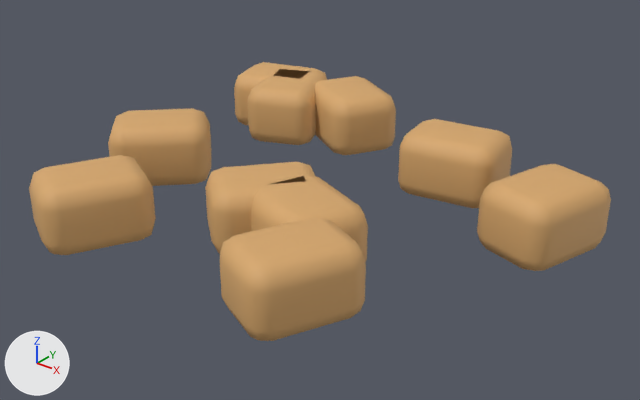
Before and after pictures for a commit that changed the Blender file authoring/NJD-09.blend.
Camera for both pictures: a camera (50 mm lens) standing at (1.61, -2.27, 1.34) and looking at (-0.11, -0.11, 0.0). Lighting does not change. The marker at lower left points along +X, +Y and +Z. The older version comes first.

The older version as bpy lines, for what is in view:
```python
ob_settled_rubble = bpy.data.objects.new('settled rubble', me_cube_179)
ob_settled_rubble.location = (0.129, -0.486, 0.12)
ob_settled_rubble.rotation_euler = (0.0, 0.0, 5.918)  # degrees (0, 0, 339)
ob_settled_rubble_001 = bpy.data.objects.new('settled rubble.001', me_cube_180)
ob_settled_rubble_001.location = (0.274, -0.713, 0.12)
ob_settled_rubble_001.rotation_euler = (0.0, 0.0, 1.154)  # degrees (0, 0, 66)
ob_settled_rubble_002 = bpy.data.objects.new('settled rubble.002', me_cube_181)
ob_settled_rubble_002.location = (-0.696, 0.364, 0.12)
ob_settled_rubble_002.rotation_euler = (0.0, 0.0, 3.436)  # degrees (0, 0, 197)
ob_settled_rubble_003 = bpy.data.objects.new('settled rubble.003', me_cube_182)
ob_settled_rubble_003.location = (-0.598, 0.299, 0.12)
ob_settled_rubble_003.rotation_euler = (0.0, 0.0, 5.113)  # degrees (0, 0, 293)
ob_settled_rubble_004 = bpy.data.objects.new('settled rubble.004', me_cube_183)
ob_settled_rubble_004.location = (-0.347, 0.374, 0.12)
ob_settled_rubble_004.rotation_euler = (0.0, 0.0, 5.772)  # degrees (0, 0, 331)
ob_settled_rubble_005 = bpy.data.objects.new('settled rubble.005', me_cube_184)
ob_settled_rubble_005.location = (0.636, 0.038, 0.12)
ob_settled_rubble_005.rotation_euler = (0.0, 0.0, 4.439)  # degrees (0, 0, 254)
ob_settled_rubble_006 = bpy.data.objects.new('settled rubble.006', me_cube_185)
ob_settled_rubble_006.location = (-0.057, -0.452, 0.12)
ob_settled_rubble_006.rotation_euler = (0.0, 0.0, 0.871)  # degrees (0, 0, 50)
ob_settled_rubble_007 = bpy.data.objects.new('settled rubble.007', me_cube_186)
ob_settled_rubble_007.location = (-0.678, -0.315, 0.12)
ob_settled_rubble_007.rotation_euler = (0.0, 0.0, 0.782)  # degrees (0, 0, 45)
ob_settled_rubble_009 = bpy.data.objects.new('settled rubble.009', me_cube_188)
ob_settled_rubble_009.location = (0.216, 0.221, 0.12)
ob_settled_rubble_009.rotation_euler = (0.0, 0.0, 0.165)  # degrees (0, 0, 9.5)
# also in view: 'settled rubble.008' at (-0.5, -0.76, 0.12)
```
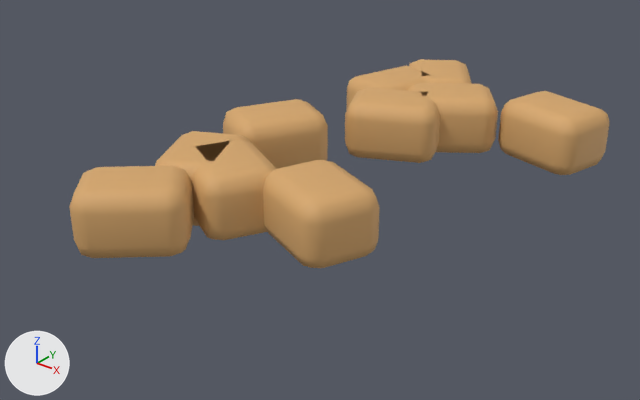
Pixel boxes [x1, y1, x2, y2] of what changed, in the pictures (640 x 400 px):
'settled rubble.001', moved, turned: before [220, 218, 366, 341]; after [408, 83, 498, 153]
'settled rubble.009', moved, turned: before [398, 119, 512, 208]; after [69, 166, 194, 258]
'settled rubble.005', moved, turned: before [477, 164, 611, 271]; after [192, 140, 276, 240]
'settled rubble.008', moved, turned: before [29, 155, 156, 255]; after [345, 88, 440, 163]
'settled rubble.003', moved, turned: before [248, 69, 327, 145]; after [263, 160, 379, 268]
'settled rubble.006', moved, turned: before [205, 162, 316, 254]; after [498, 91, 610, 175]
'settled rubble', moved, turned: before [251, 175, 368, 262]; after [223, 99, 328, 169]
'settled rubble.007', moved, turned: before [108, 108, 211, 186]; after [409, 59, 472, 84]
'settled rubble.004', moved, turned: before [315, 76, 396, 155]; after [155, 131, 250, 226]
'settled rubble.002', moved, turned: before [234, 62, 327, 125]; after [346, 65, 426, 111]

What changed in the scene script:
```text
Change ob_settled_rubble:
    ob_settled_rubble.location: (0.129, -0.486, 0.12) -> (-0.408, -0.003, 0.12)
    ob_settled_rubble.rotation_euler: (0.0, 0.0, 5.918) -> (0.0, 0.0, 4.207)  # degrees (0, 0, 339) -> degrees (0, 0, 241)
Change ob_settled_rubble_001:
    ob_settled_rubble_001.location: (0.274, -0.713, 0.12) -> (-0.029, 0.586, 0.12)
    ob_settled_rubble_001.rotation_euler: (0.0, 0.0, 1.154) -> (0.0, 0.0, 3.781)  # degrees (0, 0, 66) -> degrees (0, 0, 217)
Change ob_settled_rubble_002:
    ob_settled_rubble_002.location: (-0.696, 0.364, 0.12) -> (-0.296, 0.606, 0.12)
    ob_settled_rubble_002.rotation_euler: (0.0, 0.0, 3.436) -> (0.0, 0.0, 1.266)  # degrees (0, 0, 197) -> degrees (0, 0, 73)
Change ob_settled_rubble_003:
    ob_settled_rubble_003.location: (-0.598, 0.299, 0.12) -> (0.088, -0.368, 0.12)
    ob_settled_rubble_003.rotation_euler: (0.0, 0.0, 5.113) -> (0.0, 0.0, 5.892)  # degrees (0, 0, 293) -> degrees (0, 0, 338)
Change ob_settled_rubble_004:
    ob_settled_rubble_004.location: (-0.347, 0.374, 0.12) -> (-0.366, -0.405, 0.12)
    ob_settled_rubble_004.rotation_euler: (0.0, 0.0, 5.772) -> (0.0, 0.0, 5.171)  # degrees (0, 0, 331) -> degrees (0, 0, 296)
Change ob_settled_rubble_005:
    ob_settled_rubble_005.location: (0.636, 0.038, 0.12) -> (-0.244, -0.413, 0.12)
    ob_settled_rubble_005.rotation_euler: (0.0, 0.0, 4.439) -> (0.0, 0.0, 5.792)  # degrees (0, 0, 254) -> degrees (0, 0, 332)
Change ob_settled_rubble_006:
    ob_settled_rubble_006.location: (-0.057, -0.452, 0.12) -> (0.353, 0.699, 0.12)
    ob_settled_rubble_006.rotation_euler: (0.0, 0.0, 0.871) -> (0.0, 0.0, 2.895)  # degrees (0, 0, 50) -> degrees (0, 0, 166)
Change ob_settled_rubble_007:
    ob_settled_rubble_007.location: (-0.678, -0.315, 0.12) -> (-0.208, 0.793, 0.12)
    ob_settled_rubble_007.rotation_euler: (0.0, 0.0, 0.782) -> (0.0, 0.0, 5.315)  # degrees (0, 0, 45) -> degrees (0, 0, 305)
Change ob_settled_rubble_008:
    ob_settled_rubble_008.location: (-0.499, -0.762, 0.12) -> (-0.154, 0.391, 0.12)
    ob_settled_rubble_008.rotation_euler: (0.0, 0.0, 4.246) -> (0.0, 0.0, 3.591)  # degrees (0, 0, 243) -> degrees (0, 0, 206)
Change ob_settled_rubble_009:
    ob_settled_rubble_009.location: (0.216, 0.221, 0.12) -> (-0.36, -0.715, 0.12)
    ob_settled_rubble_009.rotation_euler: (0.0, 0.0, 0.165) -> (0.0, 0.0, 0.721)  # degrees (0, 0, 9.5) -> degrees (0, 0, 41)
```
